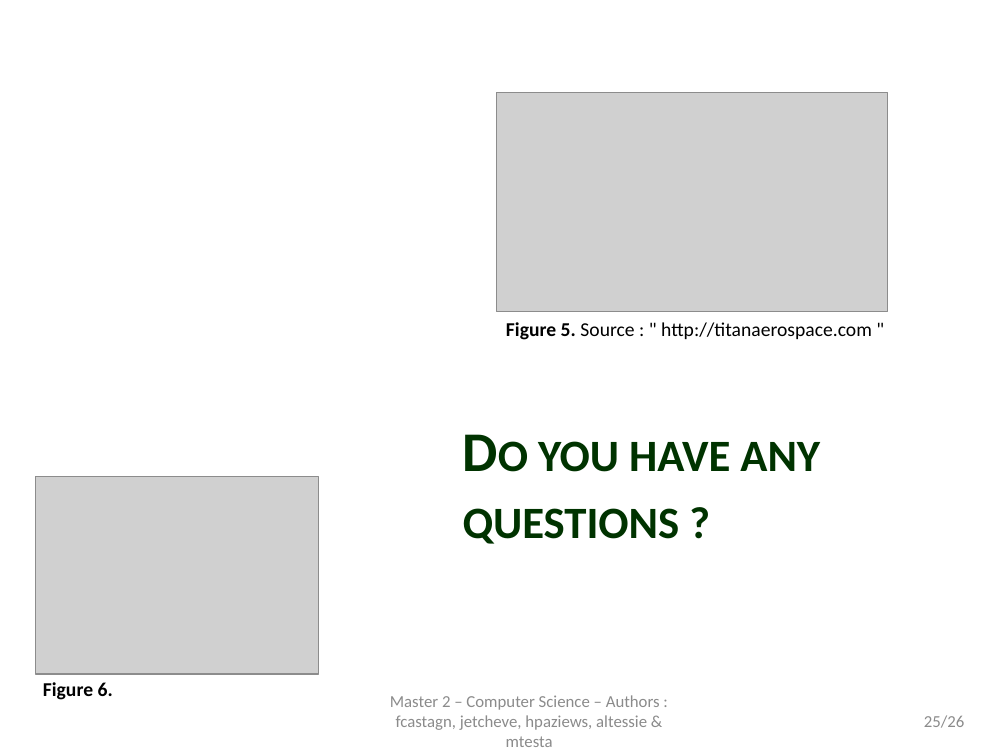
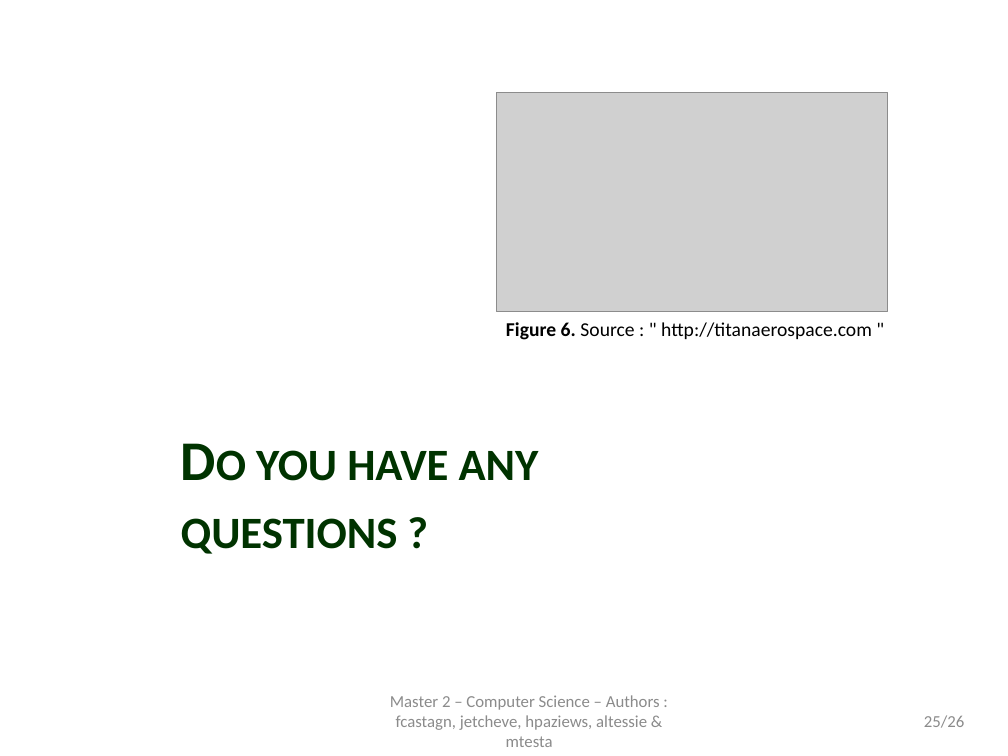
Before and after one commit to jetcheve/M2_PER_MMUAVGRA, a slide deck: slide 25 of ressources/presentation/PresentationPER_Desbarats_V3.pptx. Drawn at 1008x756 pixels with LibreOffice and Linux fonts; fonts in the diff are those of the drawing; grey boxes stand for pictures; background and template pictures are left out. Boxes give left, top, right and bottom in pixels: in the first picture for what was removed or moved away, otherwise in the second. Text is boxed around its words. In the diff, an @@ line names an element or a change of style, - is before the commit and + after.

Commit message:
Une partie de l'apres reunion faite
Diapo 7 : je savais pas trop quoi mettre
Diapo 17 : pas compris ce que flo a écris
Refaire les graphes sans le C&C -> virer le C&C ?
Mettre position des slides en titre
vérifier "." à la fin de chaque ligne

```diff
--- a/ressources/presentation/PresentationPER_Desbarats_V3.pptx
+++ b/ressources/presentation/PresentationPER_Desbarats_V3.pptx
@@ text at [506, 322, 872, 340]: text changed @@
-Figure 5. Source : " http://titanaerospace.com "
+Figure 6. Source : " http://titanaerospace.com "
@@ title "Do you have any questions ...": place and size @@
-title "Do you have any questions ..." at [463, 441, 820, 544]
+title "Do you have any questions ..." at [181, 450, 539, 554]
@@ picture removed at [35, 477, 318, 674] @@
@@ text removed at [43, 682, 113, 700] @@
-Figure 6.
```
Also in this commit, not shown: 17 other slides changed.
